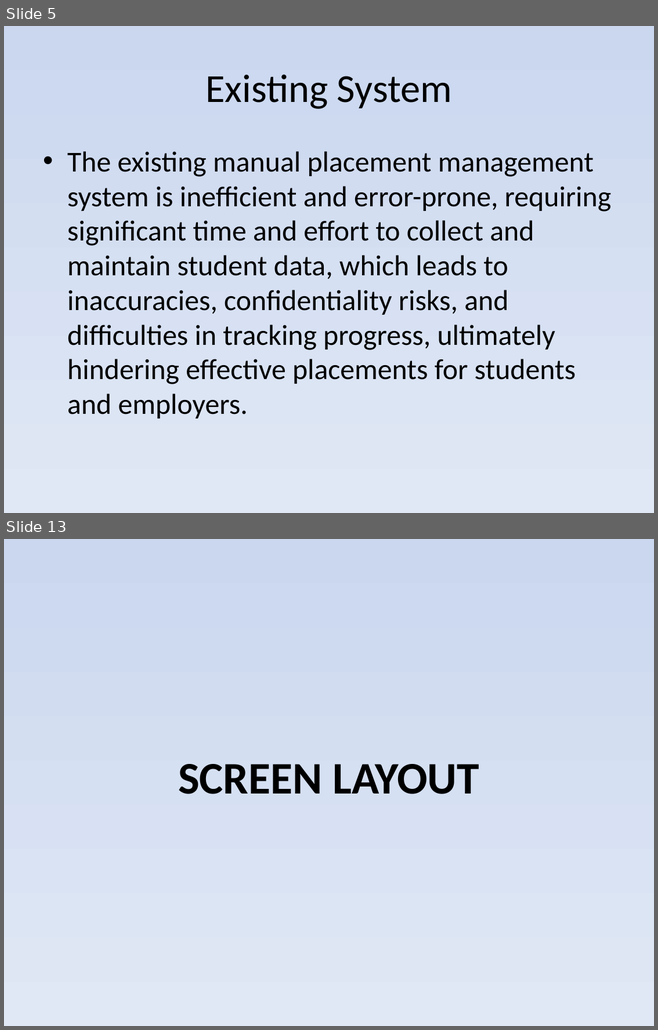
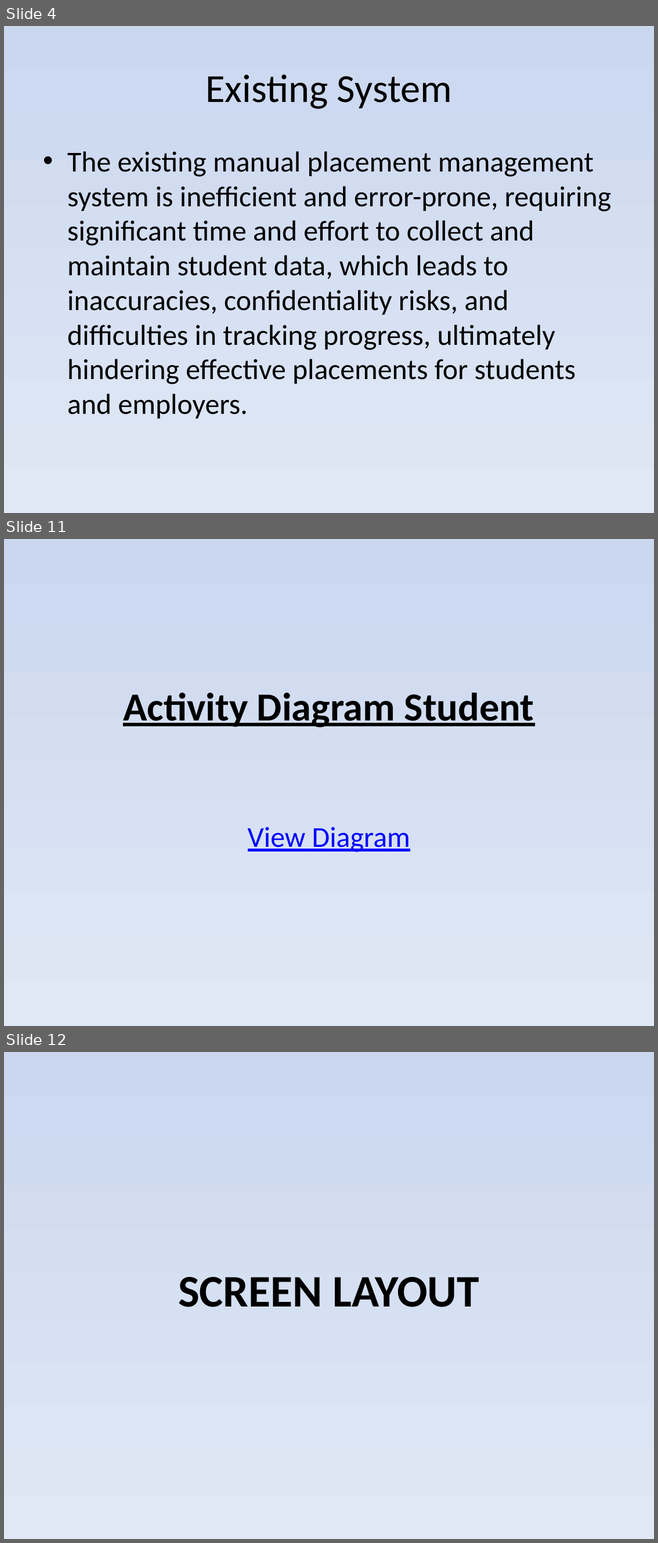
Before and after one commit to Tirthpatel810/cprs, a slide deck: docs/MCA_Mini_Project.pptx. Shown one above the other, each under a label of ours: slides 5 and 13 before the commit, slides 4, 11 and 12 after it; the slides between them are not shown. The pictures are 658x1030 and 658x1543 pixels, drawn with LibreOffice and Linux fonts; fonts in the diff are those of the drawing. Boxes give left, top, right and bottom in pixels: in the first picture for what was removed or moved away, otherwise in the second. Text is boxed around its words. In the diff, an @@ line names an element or a change of style, - is before the commit and + after.

```diff
--- a/docs/MCA_Mini_Project.pptx
+++ b/docs/MCA_Mini_Project.pptx
@@ slide 11 added at [4,539,654,1026], background gradient #9AB5E4 to #CBD7EF to #E1E8F5 @@
@@ title added at [123,693,534,727], 44 pt, text #000000, bold, underline @@
+Activity Diagram Student
@@ subtitle added at [248,827,410,852], 32 pt, text #0000FF, underline @@
+View Diagram
@@ what was slide 5 is now slide 4 @@
@@ what was slide 13 is now slide 12 @@
```
Also in this commit, not shown: 11 slides changed, 3 other slides added, 4 slides removed, 10 other files.
